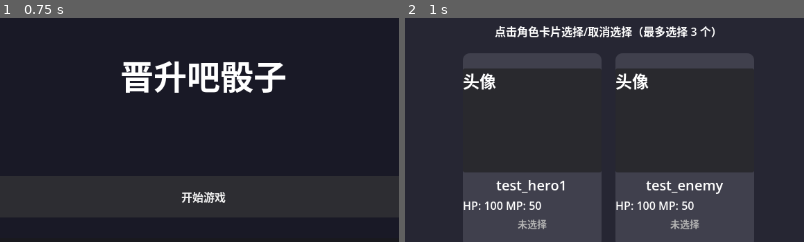
Above: before the commit, frames 1-2 (left to right).
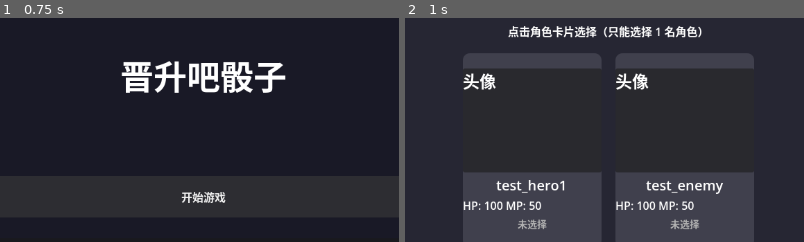
Above: after the commit, the same moments.

Repository: Beezui/trae_godot_dice
Game: Godot game, scene res://scenes/ui/title_screen/title_screen.tscn
The game is run twice, just before and just after one commit, with the same random seed, the same clock (stepped at 60 frames per second) and the same inputs.
Inputs:
- Up to frame 1 (0.75 s): click "开始游戏" at 0.5 s
- Up to frame 2 (1 s): no input
The pictures show only the part of the screen within x 25-74%, y 17-67%; the shares and areas given below are measured in that part.

Frame 1 is identical in both runs. In frame 2, 2.0% of the frame differs, in the area x 22-78%, y 3-9%.

Commit message:
refactor: 将角色选择从多选改为单选
- 修改信号参数从 hero_ids 数组改为 hero_id 字符串
- 选择逻辑改为单选模式
- 更新 UI 提示文本和确认逻辑

Diff:
--- a/scenes/ui/character_select/character_select.gd
+++ b/scenes/ui/character_select/character_select.gd
@@ -3,7 +3,7 @@
 ## 允许玩家选择出战的角色
 
 # 信号：角色选择完成
-signal on_character_selected(hero_ids: Array[int])
+signal on_character_selected(hero_id: String)
 
 # UI 组件
 @onready var character_container = $MarginContainer/VBoxContainer/CharacterContainer
@@ -12,12 +12,12 @@
 @onready var hint_label = $MarginContainer/VBoxContainer/HintLabel
 
 # 数据
-var selected_hero_ids: Array[int] = []
+var selected_hero_id: String = ""  # 当前选择的英雄 ID，空字符串表示未选择
 var available_heroes: Array[Dictionary] = []
 var character_cards: Array = []
 
-# 最大选择数量
-var max_selection: int = 3
+# 最大选择数量（固定为 1，单选）
+var max_selection: int = 1
 
 
 func _ready():
@@ -52,7 +52,7 @@
 
 	# 设置提示
 	if hint_label:
-		hint_label.text = "点击角色卡片选择/取消选择（最多选择 %d 个）" % max_selection
+		hint_label.text = "点击角色卡片选择（只能选择 1 名角色）"
 		hint_label.horizontal_alignment = HORIZONTAL_ALIGNMENT_CENTER
 		hint_label.add_theme_font_size_override("font_size", 16)
 
@@ -196,7 +196,7 @@
 ## 切换卡片选择状态
 func _toggle_card_selection(card: PanelContainer, indicator: Label):
 	var is_selected = card.get_meta("is_selected")
-	var hero_id = int(card.get_meta("hero_data").get("id", "0"))
+	var hero_id = card.get_meta("hero_data").get("id", "")
 
 	if is_selected:
 		# 取消选择
@@ -212,14 +212,13 @@
 		style.corner_radius_bottom_right = 10
 		card.add_theme_stylebox_override("panel", style)
 
-		selected_hero_ids.erase(hero_id)
+		selected_hero_id = ""
 	else:
-		# 检查是否已达上限
-		if selected_hero_ids.size() >= max_selection:
-			print("【角色选择】已达最大选择数量（%d 个）" % max_selection)
-			return
-
-		# 选择
+		# 单选：先取消之前选择的卡片
+		if selected_hero_id != "":
+			_clear_previous_selection()
+
+		# 选择新卡片
 		card.set_meta("is_selected", true)
 		indicator.text = "已选择"
 		indicator.modulate = Color(0.3, 1.0, 0.5)
@@ -234,28 +233,55 @@
 		style.set_border_width_all(2)
 		card.add_theme_stylebox_override("panel", style)
 
-		selected_hero_ids.append(hero_id)
-
-	print("【角色选择】当前选择：", selected_hero_ids)
+		selected_hero_id = hero_id
+
+	print("【角色选择】当前选择：", selected_hero_id)
+
+
+## 清空之前的选择
+func _clear_previous_selection():
+	for card in character_cards:
+		if card and is_instance_valid(card):
+			var card_hero_id = card.get_meta("hero_data").get("id", "")
+			if card_hero_id == selected_hero_id:
+				card.set_meta("is_selected", false)
+
+				var indicator = card.get_node("VBoxContainer/SelectIndicator")
+				if indicator:
+					indicator.text = "未选择"
+					indicator.modulate = Color(0.7, 0.7, 0.7)
+
+				var style = StyleBoxFlat.new()
+				style.bg_color = Color(0.25, 0.25, 0.3, 1)
+				style.corner_radius_top_left = 10
+				style.corner_radius_top_right = 10
+				style.corner_radius_bottom_left = 10
+				style.corner_radius_bottom_right = 10
+				card.add_theme_stylebox_override("panel", style)
+				break
 
 
 ## 确认按钮点击
 func _on_confirm_pressed():
-	if selected_hero_ids.size() > 0:
-		print("【角色选择】确认选择：", selected_hero_ids)
-
-		# 存储玩家队伍到 LevelTransitionController
+	if selected_hero_id != "":
+		print("【角色选择】确认选择：英雄 ID=", selected_hero_id)
+
+		# 存储玩家队伍到 LevelTransitionController（单元素数组）
+		# 注意：hero.json 中的 id 是字符串，但 game_main.gd 期望 Array[int]
+		# 所以需要转换为整数数组
+		var party_array: Array[int] = [selected_hero_id.to_int()]
+
 		var transition_controller = LevelTransitionController.get_instance()
 		if transition_controller:
-			transition_controller.set_meta("player_party", selected_hero_ids)
+			transition_controller.set_meta("player_party", party_array)
 
 		# 发出信号并切换到游戏主入口
-		on_character_selected.emit(selected_hero_ids)
+		on_character_selected.emit(selected_hero_id)
 
 		# 使用加载动画过渡
 		_transition_to_game_main()
 	else:
-		print("【角色选择】请至少选择一个角色")
+		print("【角色选择】请选择一个角色")
 
 
 ## 切换到游戏主入口
Not shown, changed: .gitignore
